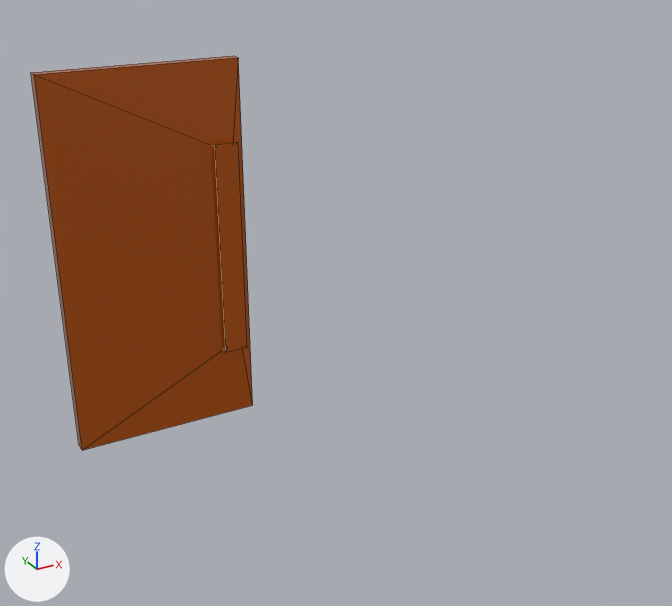
What one commit did to the FBX model Assets/Models/m_ClosetDoorLeft.FBX.
Camera for both pictures: a camera (50 mm lens) standing at (-2.78, -2.32, 2.92) and looking at (-0.99, 0.94, 1.29). Arrows for +X, +Y and +Z are at lower left; the lights stay in place. Mesh edges are drawn as thin lines. Where no turn or scale is listed for an object, it has been applied to the vertices.

Names of what the first picture shows: 'ClosetDooLeft'.
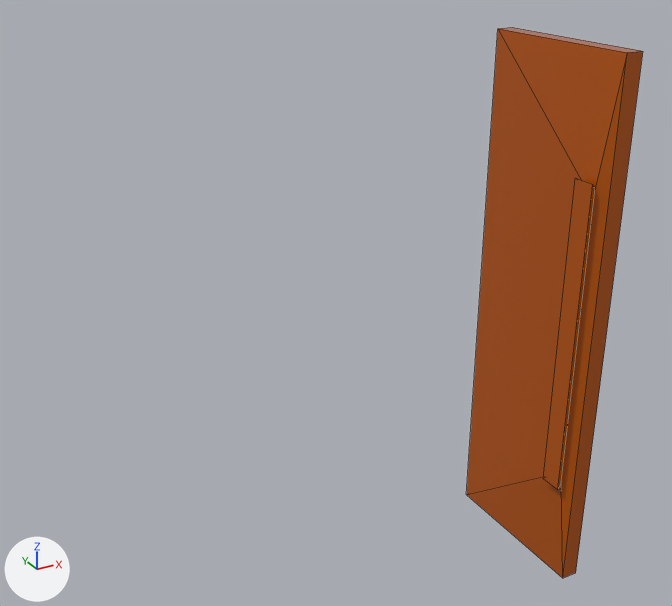
Where the newer file only moved an object's origin or applied its transform, the numbers keep the older frame.

Pixel boxes [x1, y1, x2, y2] of what changed, in the pictures (672 x 606 px):
'ClosetDooLeft', reshaped (20% narrower, 40% taller): before [31, 56, 253, 450]; after [466, 27, 643, 578]

The edits, one by one:
me_mesh has 16 vertices, 14 faces and spans x -0.98..0.01, y -0.42..-0.3, z 0.23..2.19.
me_mesh is used by ob_closetdooleft; location (-0.954, 2.385, 0.0).
Part 1, on me_mesh:
Vertex 0 of me_mesh moves from (-0.98, -0.37, 0.23) at pixel (82, 450) to (0.54, -1.7, 0.25) at pixel (466, 494).
Vertex 1 of me_mesh moves from (0.01, -0.37, 0.23) at pixel (252, 405) to (0.54, -2.39, 0.25) at pixel (562, 578).
Vertex 2 of me_mesh moves from (-0.98, -0.3, 0.23) at pixel (78, 444) to (0.62, -1.7, 0.25).
Vertex 3 of me_mesh moves from (0.01, -0.3, 0.23) to (0.62, -2.39, 0.25) at pixel (575, 572).
Vertex 4 of me_mesh moves from (-0.98, -0.37, 2.19) at pixel (34, 74) to (0.54, -1.7, 2.44) at pixel (497, 28).
Vertex 5 of me_mesh moves from (0.01, -0.37, 2.19) at pixel (238, 57) to (0.54, -2.39, 2.44) at pixel (627, 52).
Vertex 6 of me_mesh moves from (-0.98, -0.3, 2.19) at pixel (30, 72) to (0.62, -1.7, 2.44) at pixel (512, 27).
Vertex 7 of me_mesh moves from (0.01, -0.3, 2.19) at pixel (233, 55) to (0.62, -2.39, 2.44) at pixel (643, 51).
Vertex 8 of me_mesh moves from (-0.14, -0.39, 0.65) to (0.52, -2.29, 0.73).
Vertex 9 of me_mesh moves from (-0.05, -0.39, 0.65) to (0.52, -2.35, 0.73) at pixel (561, 481).
Vertex 10 of me_mesh moves from (-0.05, -0.39, 1.76) to (0.52, -2.35, 1.97) at pixel (595, 188).
Vertex 11 of me_mesh moves from (-0.14, -0.39, 1.76) to (0.52, -2.29, 1.97).
Vertex 12 of me_mesh moves from (-0.16, -0.42, 0.63) at pixel (225, 352) to (0.49, -2.27, 0.71) at pixel (543, 478).
Vertex 13 of me_mesh moves from (-0.03, -0.42, 0.63) at pixel (247, 347) to (0.49, -2.36, 0.71) at pixel (557, 489).
Vertex 14 of me_mesh moves from (-0.03, -0.42, 1.78) at pixel (238, 142) to (0.49, -2.36, 1.99) at pixel (592, 184).
Vertex 15 of me_mesh moves from (-0.16, -0.42, 1.78) at pixel (214, 145) to (0.49, -2.27, 1.99) at pixel (575, 178).
